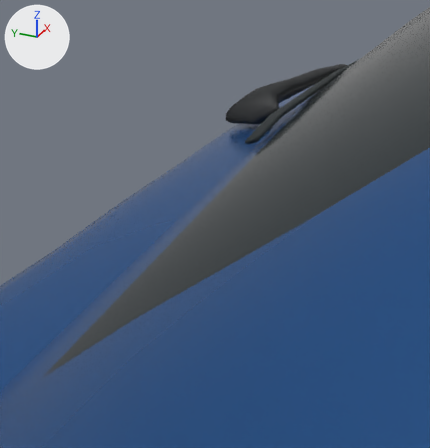
A saved change to the glTF model vehicles/traffic_suv_blue.glb.
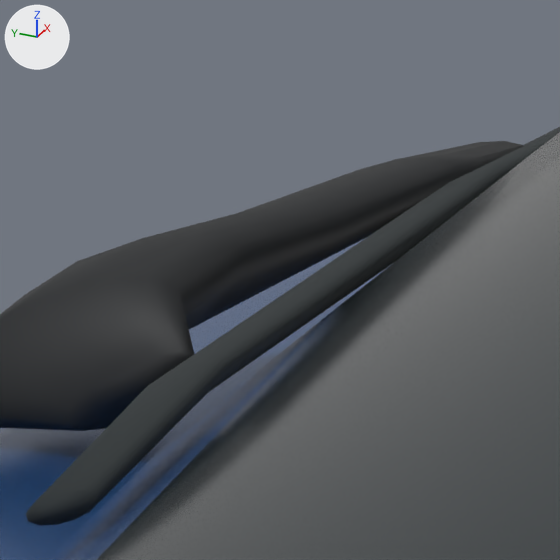
Each version is shown from a 50 mm camera at (-0.835, 2.054, 1.474) aimed at (-0.098, 2.386, 1.106), then close up on the part from 56% to 83% of the width and 8% to 34% of the height. Arrows for +X, +Y and +Z are at upper left; the lights stay in place. The older version's two pictures come first. Where no turn or scale is listed for an object, it has been applied to the vertices.

Names of what the first close-up shows: 'Roof and cabin', 'Tailgate wiper arm', 'Tailgate wiper blade', 'X5 M60i continuous sculpted body'.
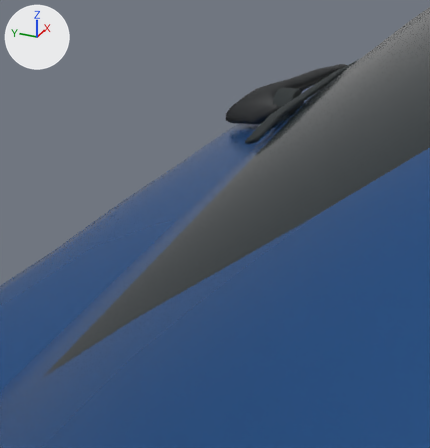
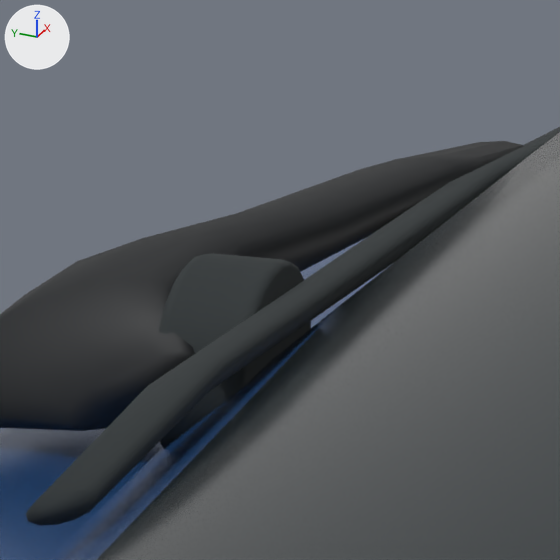
Where the change shows, as pixel boxes [x1, y1, x2, y2] in the close-ups (560 x 560 px):
'Rear wiper pivot seal', added: after [159, 253, 311, 448]

The edits, one by one:
Mesh me_cylinder_1 is new.
It has 144 vertices, 284 faces and spans x -0.0368..0.0348, y -0.0973..-0.068, z -0.426..-0.3636.
It uses material mat_tire_rubber (dark grey #2c3234).
Object 'Rear wiper pivot seal' (ob_rear_wiper_pivot_seal) is new; it shows me_cylinder_1.
Its location is (0.008, 2.3981, 1.656).
